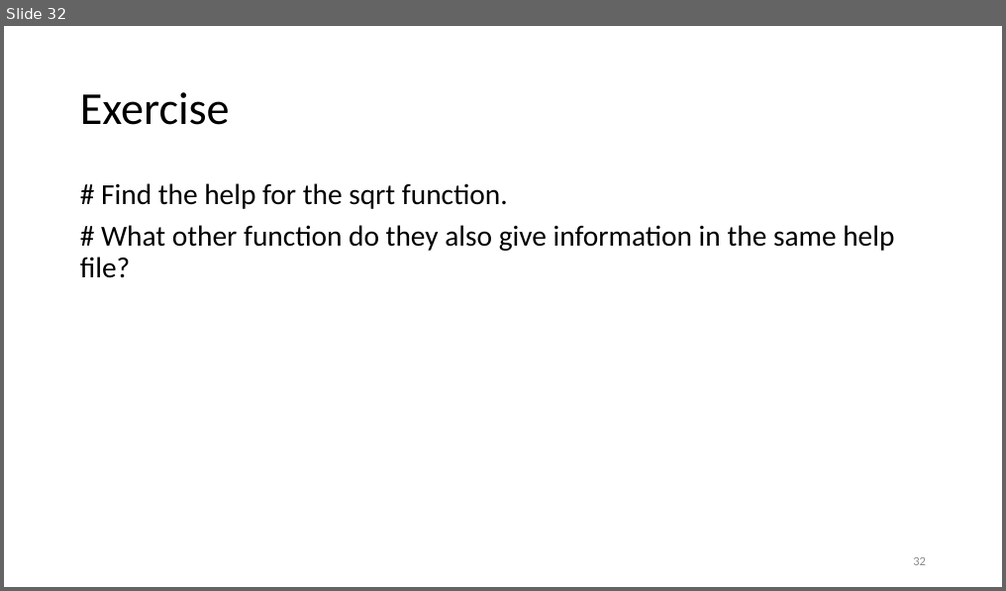
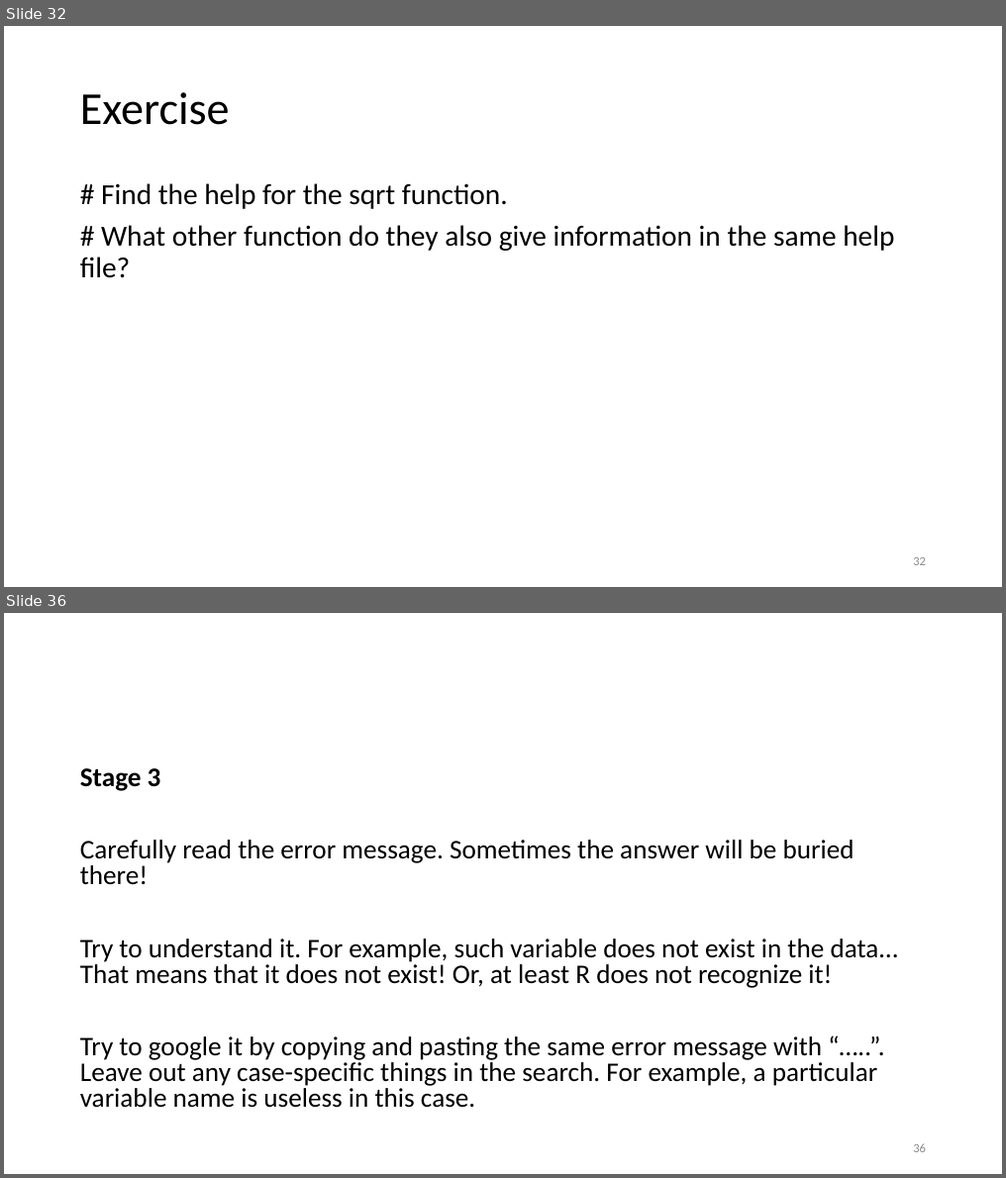
Before and after one commit to anhnguyendepocen/stat, a slide deck: lecture/intro-to-R_part4.pptx. Shown one above the other, each under a label of ours: slide 32 before the commit, slides 32 and 36 after it; the slides between them are not shown. The pictures are 1006x591 and 1006x1178 pixels, drawn with LibreOffice and Linux fonts; fonts in the diff are those of the drawing. Boxes give left, top, right and bottom in pixels: in the first picture for what was removed or moved away, otherwise in the second. Text is boxed around its words. In the diff, an @@ line names an element or a change of style, - is before the commit and + after.

```diff
--- a/lecture/intro-to-R_part4.pptx
+++ b/lecture/intro-to-R_part4.pptx
@@ slide 36 added at box(4, 613, 1002, 1174), background #FFFFFF @@
@@ text added at box(80, 768, 898, 1108), 25.9 pt, text #000000 @@
+Stage 3
+Carefully read the error message. Sometimes the answer will be buried there!
+Try to understand it. For example, such variable does not exist in the data… That means that it does not exist! Or, at least R does not recognize it!
+Try to google it by copying and pasting the same error message with “…..”. Leave out any case-specific things in the search. For example, a particular variable name is useless in this case.
@@ page number added at box(913, 1144, 926, 1153), 12 pt, text #8C8C8C @@
+36
```
Also in this commit, not shown: 3 other slides added, 3 other files.
